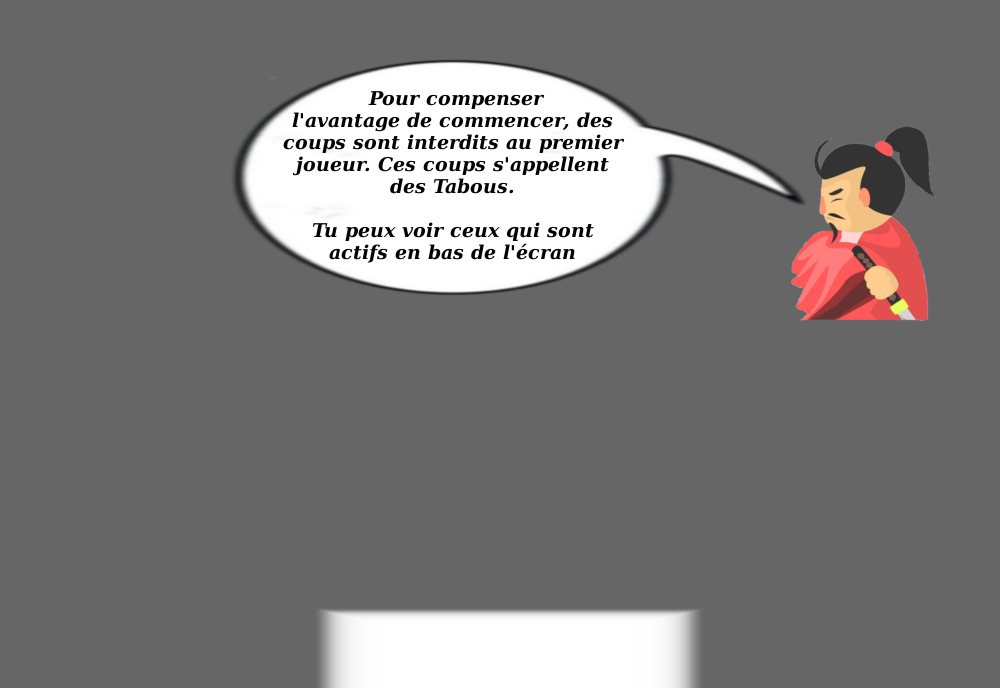
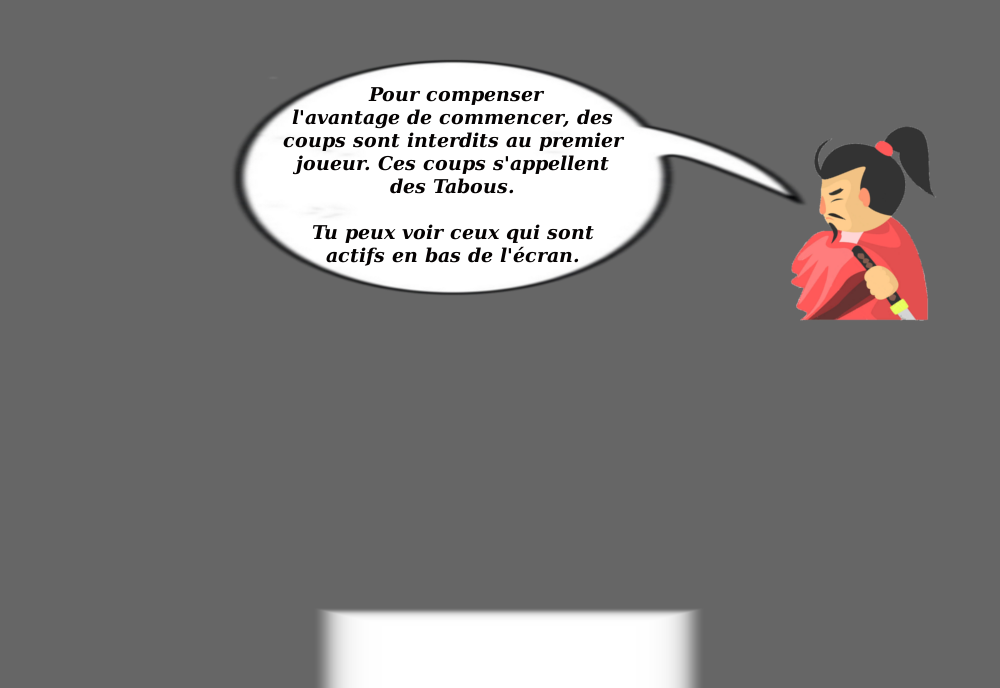
Revision of a layered 1000x688 image; what changed, layer by layer:
painted on "Pour compenser ..." over [283, 87, 625, 266]
